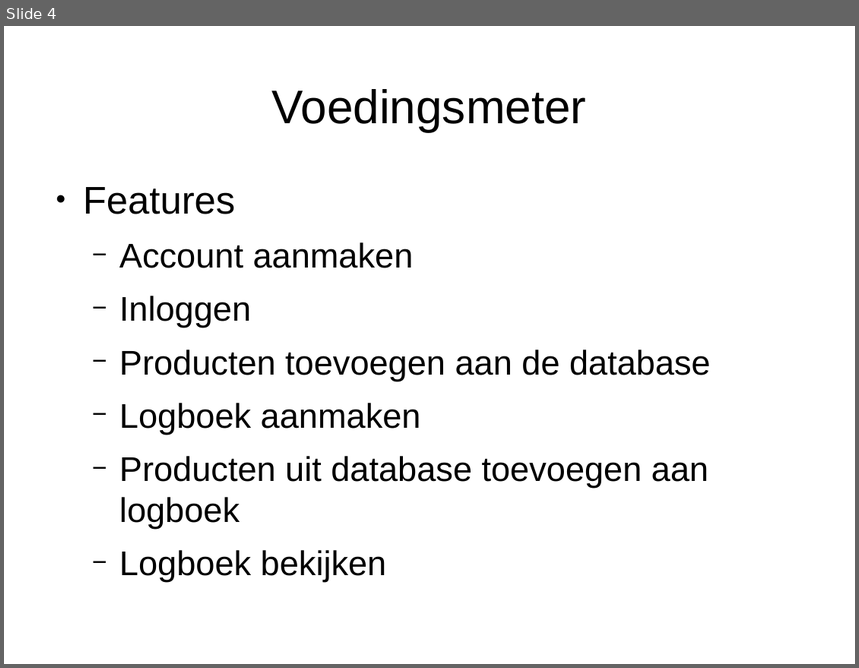
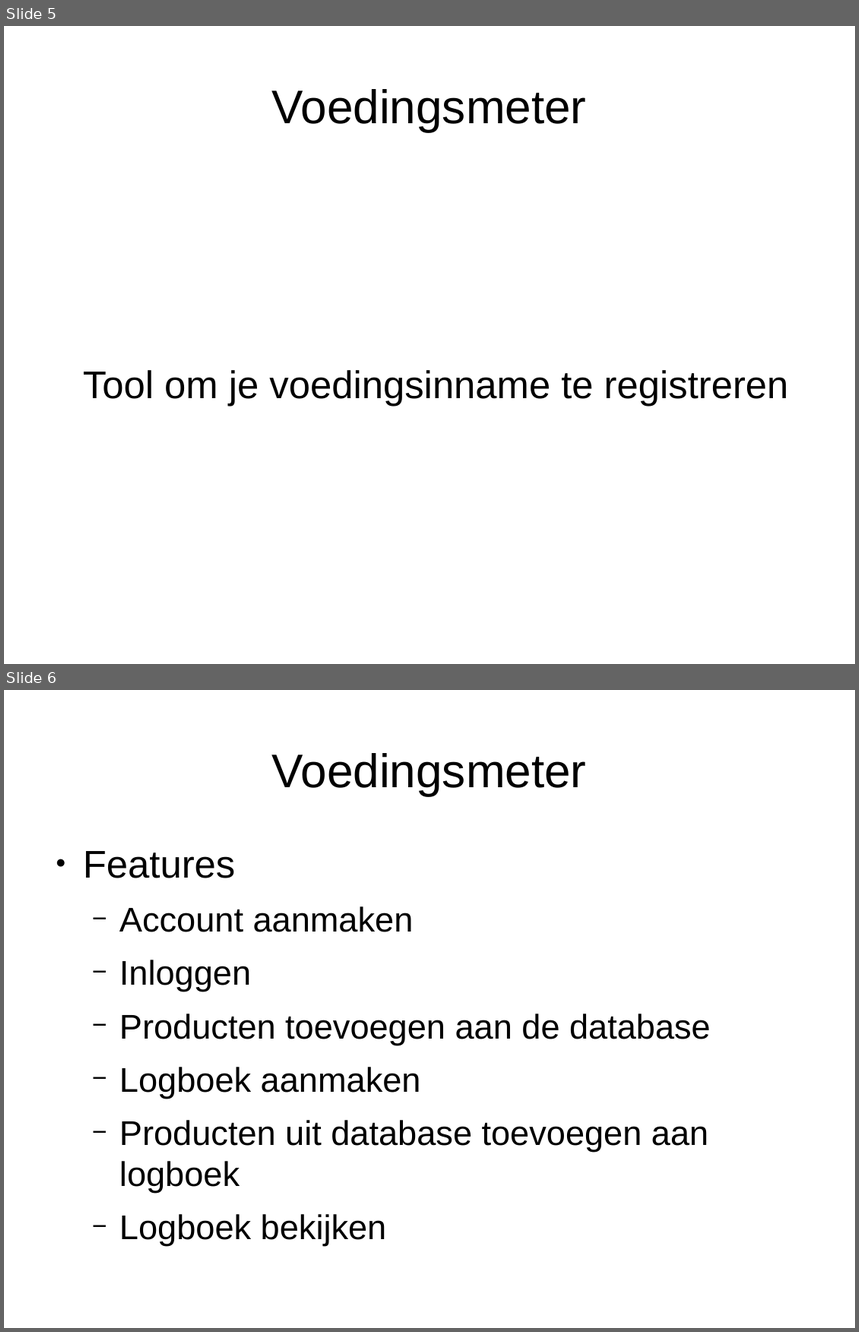
Before and after one commit to karenberntsen/Voedingsmeter2.0, a slide deck: src/main/resources/static/Presentatie.ods.odp. Shown one above the other, each under a label of ours: slide 4 before the commit, slides 5 and 6 after it. The pictures are 859x668 and 859x1332 pixels, drawn with LibreOffice and Linux fonts; fonts in the diff are those of the drawing. Boxes give left, top, right and bottom in pixels: in the first picture for what was removed or moved away, otherwise in the second. Text is boxed around its words. In the diff, an @@ line names an element or a change of style, - is before the commit and + after.

```diff
--- a/src/main/resources/static/Presentatie.ods.odp
+++ b/src/main/resources/static/Presentatie.ods.odp
@@ slide 5 added at bbox=[4, 26, 855, 664], background #FFFFFF @@
@@ title added at bbox=[272, 89, 587, 132], 44 pt, text #000000 @@
+Voedingsmeter
@@ text added at bbox=[83, 370, 789, 406], 36 pt, text #000000 @@
+Tool om je voedingsinname te registreren
@@ what was slide 4 is now slide 6 @@
```
Also in this commit, not shown: 2 slides changed, 2 other slides added, 1 slide removed, 4 other files.
